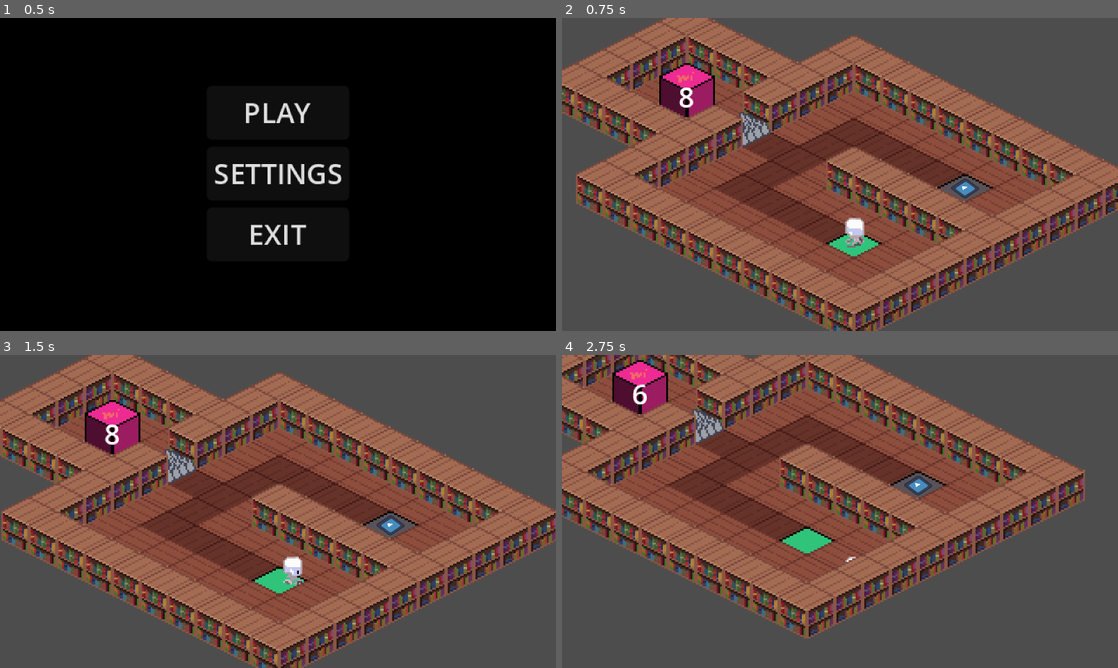
Above: before the commit, frames 1-4 (two rows, left to right).
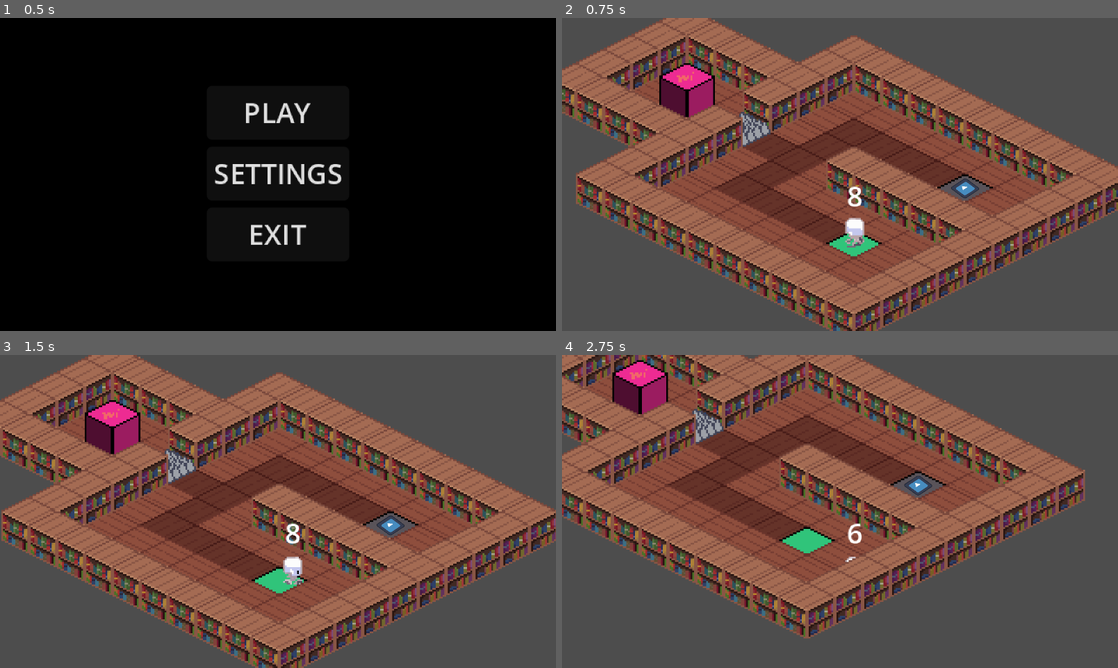
Above: after the commit, the same moments.

Repository: kokiheey/game-jam-repo
Game: Godot game, scene res://main_menu.tscn
The game is run twice, just before and just after one commit, with the same random seed, the same clock (stepped at 60 frames per second) and the same inputs. The engine's default icon, where the game draws it, is replaced by a stand-in: a white triangle on a blue panel in a dark square.
Inputs:
- Up to frame 1 (0.5 s): no input
- Up to frame 2 (0.75 s): click "PLAY" at 0.5 s
- Up to frame 3 (1.5 s): tap Enter at 1.25 s; hold Right (ui_right) from 1.28 s (still down); hold E (interact) from 1.28 s (still down)
- Up to frame 4 (2.75 s): release Right (ui_right) at 2.03 s; release E (interact) at 2.03 s; hold Down (ui_down) from 2.03 s (still down); tap E (interact) at 2.1 s

Frame 1 is identical in both runs. In frame 2, 0.2% of the frame differs, in the area x 21-54%, y 22-61%; in frame 3, 0.2%; in frame 4, 0.2%.

Commit message:
Add time label

Diff:
--- a/gmtk2025/Scenes/Levels/level_0.tscn
+++ b/gmtk2025/Scenes/Levels/level_0.tscn
@@ -7,6 +7,7 @@
 [ext_resource type="PackedScene" uid="uid://dcqee2htxhio6" path="res://Scenes/player.tscn" id="4_1ih7c"]
 [ext_resource type="PackedScene" uid="uid://bgrb6ir2gx40r" path="res://Scenes/Door.tscn" id="6_kj5ij"]
 [ext_resource type="Script" uid="uid://hy2gnb8ff6s7" path="res://Scripts/replay_manager.gd" id="7_1ih7c"]
+[ext_resource type="PackedScene" uid="uid://caci1f0r6yfvw" path="res://Scenes/time_label.tscn" id="7_456kb"]
 [ext_resource type="PackedScene" uid="uid://be2h6t0jc2w50" path="res://Scenes/music_selector.tscn" id="9_456kb"]
 [ext_resource type="AudioStream" uid="uid://dieyorbawutc8" path="res://Assets/Tracks/level_theme.wav" id="10_fywi0"]
 
@@ -51,12 +52,20 @@
 position = Vector2(-9, -32)
 scale = Vector2(3.01811, 0.0794471)
 
+[node name="TimeLabel" parent="Objects/Player" instance=ExtResource("7_456kb")]
+z_index = 1
+offset_left = -1.0
+offset_top = -31.0
+offset_right = 0.0
+offset_bottom = -8.0
+
 [node name="spawn" type="Node2D" parent="."]
 position = Vector2(97, 88)
 
-[node name="ReplayManager" type="Node" parent="." node_paths=PackedStringArray("player", "spawn_position")]
+[node name="ReplayManager" type="Node" parent="." node_paths=PackedStringArray("time_label", "player", "spawn_position")]
 script = ExtResource("7_1ih7c")
 restart_time = 8.0
+time_label = NodePath("../Objects/Player/TimeLabel")
 player = NodePath("../Objects/Player")
 spawn_position = NodePath("../spawn")
 metadata/_custom_type_script = "uid://hy2gnb8ff6s7"
--- a/gmtk2025/Scenes/Levels/level_1.tscn
+++ b/gmtk2025/Scenes/Levels/level_1.tscn
@@ -7,6 +7,7 @@
 [ext_resource type="PackedScene" uid="uid://bucjt0odcbt0t" path="res://Scenes/Levels/level_2.tscn" id="5_5f3p6"]
 [ext_resource type="PackedScene" uid="uid://bgrb6ir2gx40r" path="res://Scenes/Door.tscn" id="5_rb0md"]
 [ext_resource type="Script" uid="uid://hy2gnb8ff6s7" path="res://Scripts/replay_manager.gd" id="6_xgxfi"]
+[ext_resource type="PackedScene" uid="uid://caci1f0r6yfvw" path="res://Scenes/time_label.tscn" id="7_u5ghp"]
 [ext_resource type="PackedScene" uid="uid://be2h6t0jc2w50" path="res://Scenes/music_selector.tscn" id="8_rb0md"]
 [ext_resource type="AudioStream" uid="uid://dieyorbawutc8" path="res://Assets/Tracks/level_theme.wav" id="9_u5ghp"]
 
@@ -56,12 +57,20 @@
 
 [node name="Camera2D" type="Camera2D" parent="Objects/Player"]
 
+[node name="TimeLabel" parent="Objects/Player" instance=ExtResource("7_u5ghp")]
+z_index = 1
+offset_left = -1.0
+offset_top = -31.0
+offset_right = 0.0
+offset_bottom = -8.0
+
 [node name="spawn" type="Node2D" parent="."]
 position = Vector2(144, 96)
 
-[node name="ReplayManager" type="Node" parent="." node_paths=PackedStringArray("player", "spawn_position")]
+[node name="ReplayManager" type="Node" parent="." node_paths=PackedStringArray("time_label", "player", "spawn_position")]
 script = ExtResource("6_xgxfi")
 restart_time = 8.0
+time_label = NodePath("../Objects/Player/TimeLabel")
 player = NodePath("../Objects/Player")
 spawn_position = NodePath("../spawn")
 metadata/_custom_type_script = "uid://hy2gnb8ff6s7"
--- a/gmtk2025/Scenes/Levels/level_2.tscn
+++ b/gmtk2025/Scenes/Levels/level_2.tscn
@@ -7,6 +7,7 @@
 [ext_resource type="PackedScene" uid="uid://dnfp8vc5j2t1x" path="res://Scenes/Levels/level_3.tscn" id="4_fphuk"]
 [ext_resource type="PackedScene" uid="uid://bgrb6ir2gx40r" path="res://Scenes/Door.tscn" id="4_pnnky"]
 [ext_resource type="Script" uid="uid://hy2gnb8ff6s7" path="res://Scripts/replay_manager.gd" id="5_blpqv"]
+[ext_resource type="PackedScene" uid="uid://caci1f0r6yfvw" path="res://Scenes/time_label.tscn" id="7_1jlnc"]
 [ext_resource type="PackedScene" uid="uid://be2h6t0jc2w50" path="res://Scenes/music_selector.tscn" id="8_blpqv"]
 [ext_resource type="AudioStream" uid="uid://dieyorbawutc8" path="res://Assets/Tracks/level_theme.wav" id="9_1jlnc"]
 
@@ -63,12 +64,20 @@
 
 [node name="Camera2D" type="Camera2D" parent="Objects/Player"]
 
+[node name="TimeLabel" parent="Objects/Player" instance=ExtResource("7_1jlnc")]
+z_index = 1
+offset_left = -1.0
+offset_top = -31.0
+offset_right = 0.0
+offset_bottom = -8.0
+
 [node name="spawn" type="Node2D" parent="."]
 position = Vector2(208, 87)
 
-[node name="ReplayManager" type="Node" parent="." node_paths=PackedStringArray("player", "spawn_position")]
+[node name="ReplayManager" type="Node" parent="." node_paths=PackedStringArray("time_label", "player", "spawn_position")]
 script = ExtResource("5_blpqv")
 restart_time = 10.0
+time_label = NodePath("../Objects/Player/TimeLabel")
 player = NodePath("../Objects/Player")
 spawn_position = NodePath("../spawn")
 metadata/_custom_type_script = "uid://hy2gnb8ff6s7"
--- a/gmtk2025/Scenes/Levels/level_3.tscn
+++ b/gmtk2025/Scenes/Levels/level_3.tscn
@@ -7,6 +7,7 @@
 [ext_resource type="PackedScene" uid="uid://dcqee2htxhio6" path="res://Scenes/player.tscn" id="5_dl55b"]
 [ext_resource type="PackedScene" uid="uid://cvbqxebbomqd8" path="res://Scenes/pushable_box.tscn" id="6_167vu"]
 [ext_resource type="Script" uid="uid://hy2gnb8ff6s7" path="res://Scripts/replay_manager.gd" id="6_osqx1"]
+[ext_resource type="PackedScene" uid="uid://caci1f0r6yfvw" path="res://Scenes/time_label.tscn" id="7_dl55b"]
 [ext_resource type="PackedScene" uid="uid://be2h6t0jc2w50" path="res://Scenes/music_selector.tscn" id="8_4ahh4"]
 [ext_resource type="AudioStream" uid="uid://dieyorbawutc8" path="res://Assets/Tracks/level_theme.wav" id="9_dl55b"]
 
@@ -61,12 +62,20 @@
 
 [node name="Camera2D" type="Camera2D" parent="Objects/Player"]
 
+[node name="TimeLabel" parent="Objects/Player" instance=ExtResource("7_dl55b")]
+z_index = 1
+offset_left = -1.0
+offset_top = -31.0
+offset_right = 0.0
+offset_bottom = -8.0
+
 [node name="spawn" type="Node2D" parent="."]
 position = Vector2(224, 64)
 
-[node name="ReplayManager" type="Node" parent="." node_paths=PackedStringArray("player", "spawn_position")]
+[node name="ReplayManager" type="Node" parent="." node_paths=PackedStringArray("time_label", "player", "spawn_position")]
 script = ExtResource("6_osqx1")
 restart_time = 14.0
+time_label = NodePath("../Objects/Player/TimeLabel")
 player = NodePath("../Objects/Player")
 spawn_position = NodePath("../spawn")
 MAX_GHOSTS = 2
--- a/gmtk2025/Scripts/replay_manager.gd
+++ b/gmtk2025/Scripts/replay_manager.gd
@@ -2,7 +2,7 @@
 extends Node
 
 @export var restart_time: float = 5.0
-
+@export var time_label: Label
 
 @export var replay_toggles: Array[Toggle]
 @export var player: CharacterBody2D
@@ -15,7 +15,6 @@
 
 var frames: int
 var time_label_scene = preload("res://Scenes/time_label.tscn")
-var time_label: Label
 var replay_timer: Timer
 
 var ghost_prefab = preload("res://Scenes/player_sprite.tscn")
@@ -47,7 +46,6 @@
 	replay_timer.timeout.connect(replay)
 	add_child(replay_timer)
 	replay_timer.start()
-	time_label = time_label_scene.instantiate()
 	time_label.text = str("%.0f" % ceil(replay_timer.time_left))
 	add_child(time_label)
 
Not shown: 1 places in gmtk2025/Scenes/Levels/level_0.tscn that only renumber resources
Not shown: 1 places in gmtk2025/Scenes/Levels/level_1.tscn that only renumber resources
Not shown: 1 places in gmtk2025/Scenes/Levels/level_2.tscn that only renumber resources
Not shown: 1 places in gmtk2025/Scenes/Levels/level_3.tscn that only renumber resources
Not shown: 1 places in gmtk2025/Scenes/time_label.tscn that only renumber resources
